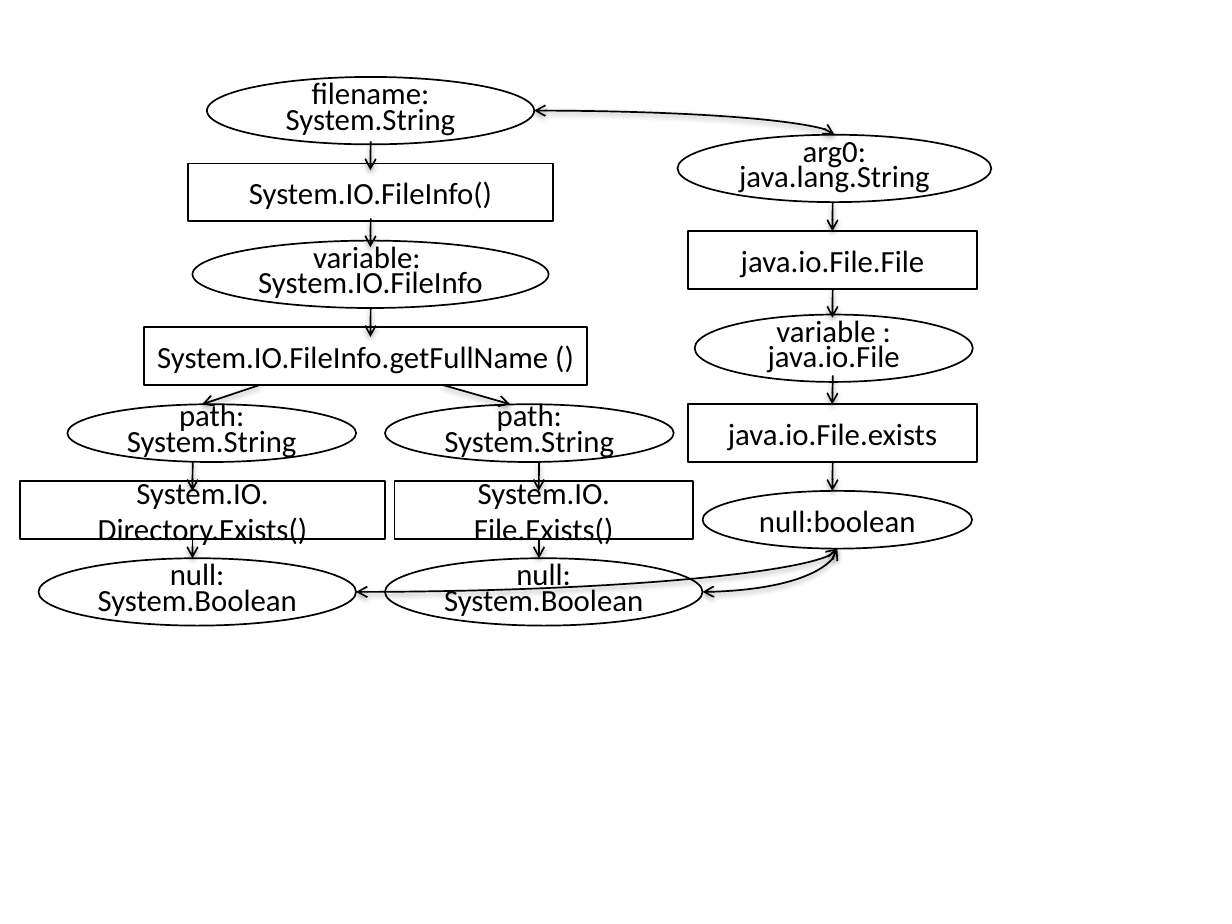
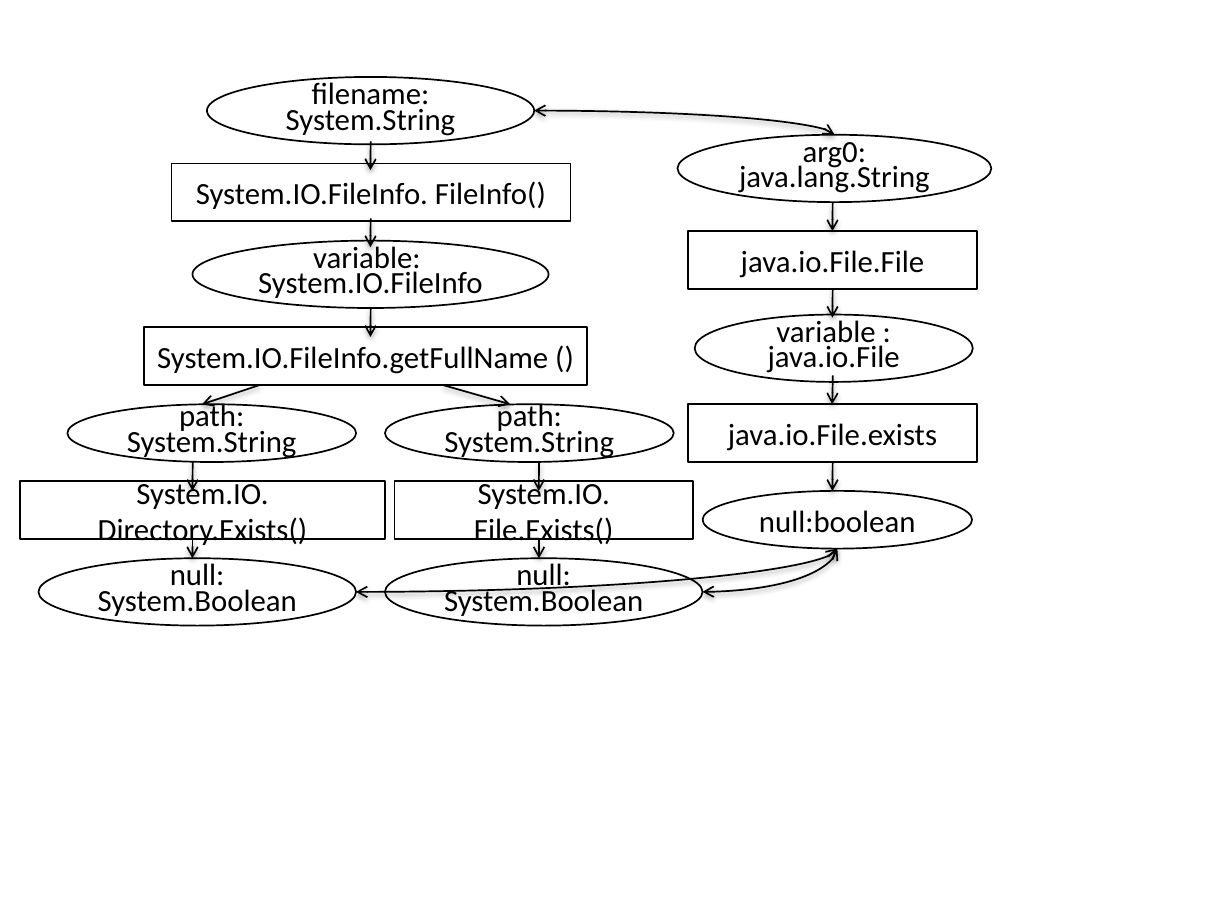
Before and after one commit to wsgan001/asegrp, a slide deck: slide 2 of papers/LanguageMigration/figure/psd/figure.pptx. Drawn at 1232x924 pixels with LibreOffice and Linux fonts; fonts in the diff are those of the drawing. Boxes give left, top, right and bottom in pixels: in the first picture for what was removed or moved away, otherwise in the second. Text is boxed around its words. In the diff, an @@ line names an element or a change of style, - is before the commit and + after.

```diff
--- a/papers/LanguageMigration/figure/psd/figure.pptx
+++ b/papers/LanguageMigration/figure/psd/figure.pptx
@@ rectangle "System.IO.FileInfo. FileInfo()" resized from (x1=188, y1=164, x2=553, y2=222) to (x1=171, y1=164, x2=570, y2=222) @@
@@ text in rectangle at (x1=196, y1=181, x2=546, y2=209): text changed @@
-System.IO.FileInfo()
+System.IO.FileInfo. FileInfo()
```
Also in this commit, not shown: 1 other slide changed, 8 other files.
